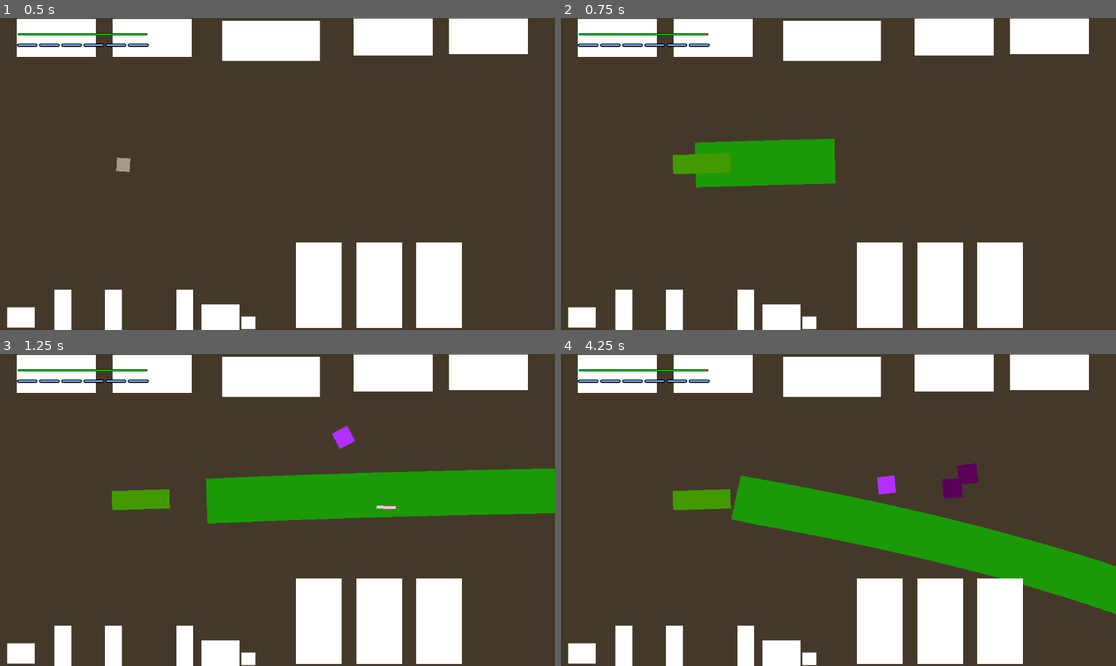
Above: before the commit, frames 1-4 (two rows, left to right).
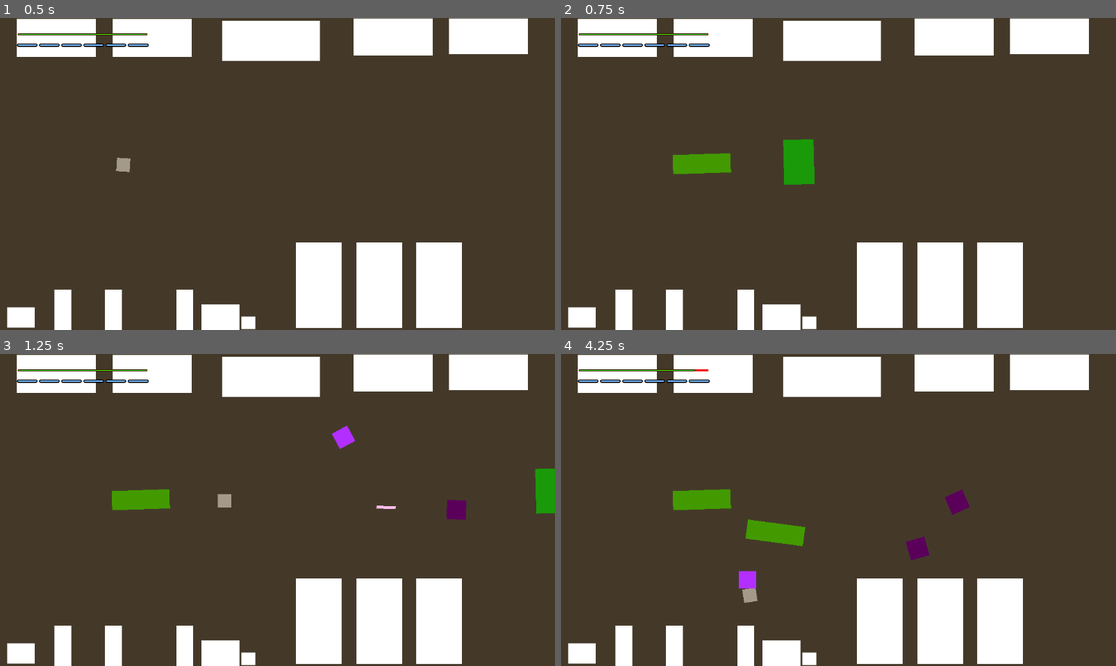
Above: after the commit, the same moments.

Repository: bwang-sketch/12-DT
Game: Godot game, scene res://scenes/node_2d.tscn
The game is run twice, just before and just after one commit, with the same random seed, the same clock (stepped at 60 frames per second) and the same inputs.
Inputs (mouse positions are in pixels of both pictures, inside the frame that each line leads up to):
- Up to frame 1 (0.5 s): no input
- Up to frame 2 (0.75 s): tap Enter (ui_accept) at 0.5 s; move the mouse to (960, 158) at 0.52 s; hold Right (ui_right) from 0.53 s (still down); hold R (slash, bound only after the commit) from 0.53 s (still down)
- Up to frame 3 (1.25 s): keep holding Right (ui_right); keep holding R (slash, bound only after the commit); tap Enter (ui_accept) at 0.77, 0.8, 1.07 s
- Up to frame 4 (4.25 s): move the mouse to (727, 525) at 1.27 s; release Right (ui_right) at 1.28 s; release R (slash, bound only after the commit) at 1.28 s; hold Down (ui_down) 1.28-2.03 s; tap Enter (ui_accept) at 1.35, 1.52, 1.82, 2.3, 3.02, 3.32 s; tap R (slash, bound only after the commit) at 1.55, 2.85 s; move the mouse to (894, 441) at 2.02 s; hold Right (ui_right) 2.03-2.78 s; hold R (slash, bound only after the commit) 2.03-2.78 s; move the mouse to (810, 572) at 2.77 s; hold Up (ui_up) 2.78-3.53 s; move the mouse to (1005, 556) at 3.52 s; hold Left (ui_left) from 3.53 s (still down); hold Enter (ui_accept) from 3.53 s (still down)

Frame 1 is identical in both runs. In frame 2, 2.5% of the frame differs, in the area x 24-50%, y 38-55%; in frame 3, 8.6%; in frame 4, 12%, in the area x 24-100%, y 4-84%.

Commit message:
projectile slash completion

Diff:
--- a/12dt-game/project.godot
+++ b/12dt-game/project.godot
@@ -22,7 +22,6 @@
 "events": [Object(InputEventKey,"resource_local_to_scene":false,"resource_name":"","device":0,"window_id":0,"alt_presse …(194 unchanged characters)…
 , Object(InputEventKey,"resource_local_to_scene":false,"resource_name":"","device":0,"window_id":0,"alt_pressed":false, …(185 unchanged characters)…
 , Object(InputEventKey,"resource_local_to_scene":false,"resource_name":"","device":0,"window_id":0,"alt_pressed":false, …(181 unchanged characters)…
-, Object(InputEventKey,"resource_local_to_scene":false,"resource_name":"","device":-1,"window_id":0,"alt_pressed":false,"shift_pressed":false,"ctrl_pressed":false,"meta_pressed":false,"pressed":false,"keycode":0,"physical_keycode":82,"key_label":0,"unicode":114,"location":0,"echo":false,"script":null)
 ]
 }
 ui_left={
@@ -57,6 +56,11 @@
 , Object(InputEventKey,"resource_local_to_scene":false,"resource_name":"","device":-1,"window_id":0,"alt_pressed":false …(183 unchanged characters)…
 ]
 }
+slash={
+"deadzone": 0.2,
+"events": [Object(InputEventKey,"resource_local_to_scene":false,"resource_name":"","device":-1,"window_id":0,"alt_pressed":false,"shift_pressed":false,"ctrl_pressed":false,"meta_pressed":false,"pressed":false,"keycode":0,"physical_keycode":82,"key_label":0,"unicode":114,"location":0,"echo":false,"script":null)
+]
+}
 
 [physics]
 
--- a/12dt-game/scenes/player.tscn
+++ b/12dt-game/scenes/player.tscn
@@ -7,7 +7,7 @@
 [sub_resource type="CircleShape2D" id="CircleShape2D_sh265"]
 radius = 14.035668
 
-[node name="CharacterBody2D" type="CharacterBody2D" unique_id=1052891024 node_paths=PackedStringArray("melee_atk_spawn", "projectile_slash_spawn", "pivot", "timer") groups=["player"]]
+[node name="CharacterBody2D" type="CharacterBody2D" unique_id=1052891024 node_paths=PackedStringArray("melee_atk_spawn", "projectile_slash_spawn", "pivot", "timer", "timer2") groups=["player"]]
 script = ExtResource("1_4flbx")
 melee_atk_scene = ExtResource("2_g2els")
 melee_atk_spawn = NodePath("Node2D/Marker2D")
@@ -15,6 +15,7 @@
 projectile_slash_spawn = NodePath("Node2D/Marker2D")
 pivot = NodePath("Node2D")
 timer = NodePath("Timer")
+timer2 = NodePath("Timer2")
 
 [node name="Node2D" type="Node2D" parent="." unique_id=1796838134]
 
@@ -31,4 +32,9 @@
 
 [node name="Timer" type="Timer" parent="." unique_id=122262605]
 
+[node name="Timer2" type="Timer" parent="." unique_id=1159480146]
+wait_time = 10.0
+one_shot = true
+
 [connection signal="timeout" from="Timer" to="." method="_melee_atk_cooldown"]
+[connection signal="timeout" from="Timer2" to="." method="projectile_slash_cooldown"]
--- a/12dt-game/scripts/player.gd
+++ b/12dt-game/scripts/player.gd
@@ -14,6 +14,7 @@
 @export var projectile_slash_spawn: Marker2D
 @export var pivot: Node2D
 @export var timer: Timer
+@export var timer2: Timer
 
 # Called when the node enters the scene tree for the first time.
 func _ready() -> void:
@@ -34,14 +35,11 @@
 	if Input.is_action_pressed("ui_accept") and can_attack:
 		_attack()
 
-	if Input.is_action_pressed("ui_accept") and can_slash:
+	if Input.is_action_pressed("slash") and can_slash:
 		_slash()
 
 	move_and_slide()
 
-	if Input.is_action_pressed("shift"):
-		energy >= 10
-		energy = 9
 
 func _attack() -> void:
 	var melee_atk = melee_atk_scene.instantiate()
@@ -56,14 +54,14 @@
 	projectile_slash.rotation = pivot.rotation
 	projectile_slash.global_position = projectile_slash_spawn.global_position
 	add_sibling(projectile_slash)
-	can_attack = false
-	timer.start()
-
-func _projectile_slash_cooldown() -> void:
-	can_slash = true
+	can_slash = false
+	timer2.start()
 
 func _melee_atk_cooldown() -> void:
 	can_attack = true
+
+func projectile_slash_cooldown() -> void:
+	can_slash = true
 
 func take_damage() -> void:
 	if health > 0:
--- a/12dt-game/scripts/projectile_slash.gd
+++ b/12dt-game/scripts/projectile_slash.gd
@@ -12,8 +12,7 @@
 func _on_body_entered(body: Node2D) -> void:
 	if body.is_in_group("enemies"):
 		body.take_damage()
-		queue_free()
+
 
 	if body.is_in_group("projectile_enemies"):
 		body.take_damage()
-		queue_free()
